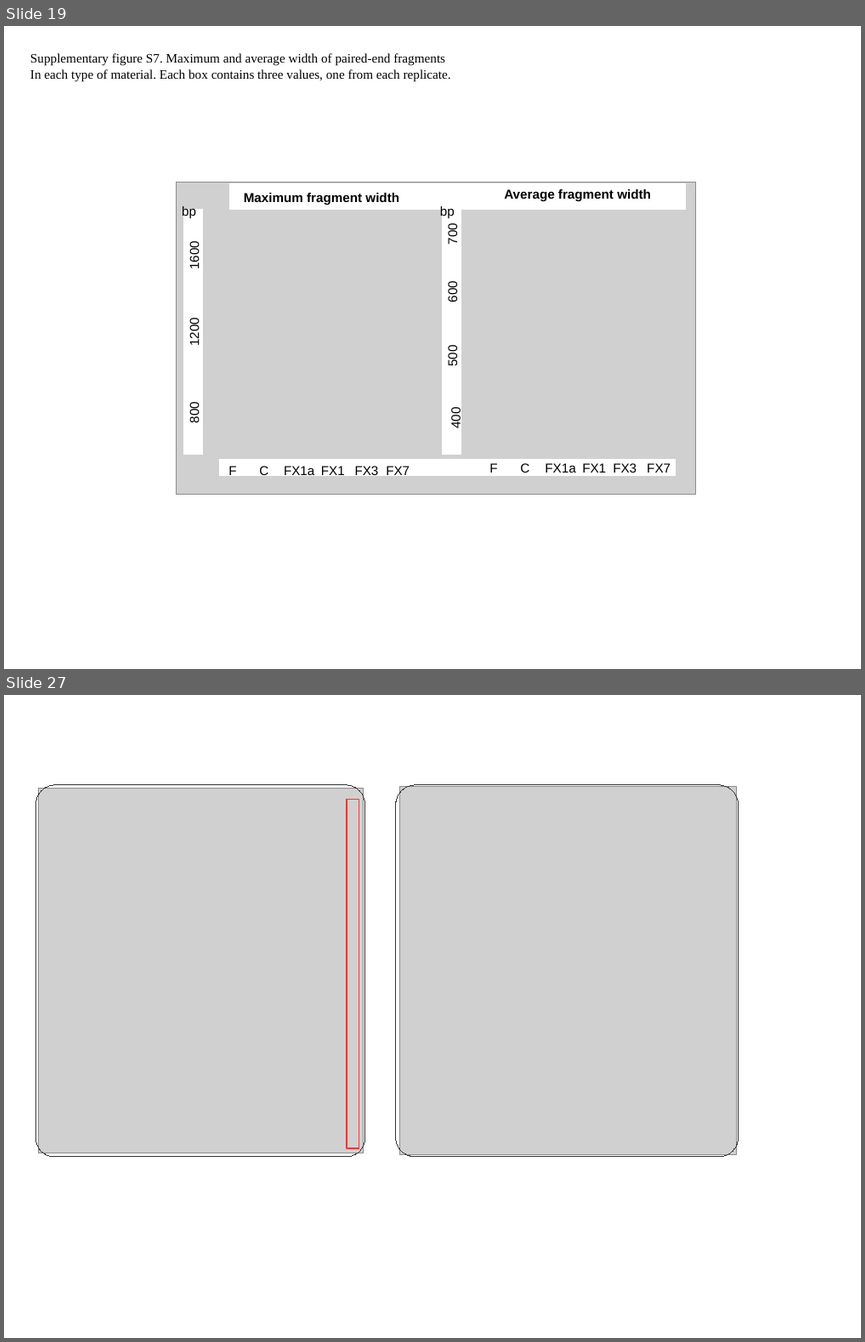
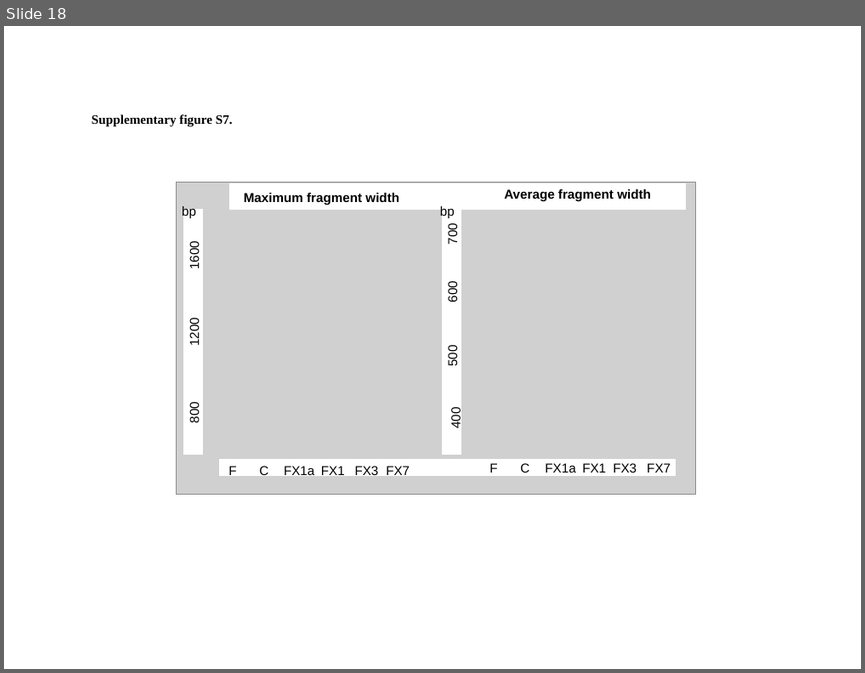
Before and after one commit to jknightlab/ATACseq_pipeline, a slide deck: Core_manuscript/Paper/Figures/ATAC_figures.odp. Shown one above the other, each under a label of ours: slides 19 and 27 before the commit, slide 18 after it; the slides between them are not shown. The pictures are 865x1342 and 865x673 pixels, drawn with LibreOffice and Linux fonts; fonts in the diff are those of the drawing; grey boxes stand for pictures. Boxes give left, top, right and bottom in pixels: in the first picture for what was removed or moved away, otherwise in the second. Text is boxed around its words. In the diff, an @@ line names an element or a change of style, - is before the commit and + after.

Commit message:
main and supplementary figures for the text

```diff
--- a/Core_manuscript/Paper/Figures/ATAC_figures.odp
+++ b/Core_manuscript/Paper/Figures/ATAC_figures.odp
@@ slide 27 removed at (x1=4, y1=695, x2=861, y2=1338), background #FFFFFF @@
@@ rectangle removed at (x1=35, y1=783, x2=743, y2=1160) @@
@@ freeform shape removed at (x1=36, y1=785, x2=364, y2=1157) @@
@@ picture removed at (x1=38, y1=789, x2=364, y2=1153) @@
@@ freeform shape removed at (x1=396, y1=785, x2=738, y2=1157) @@
@@ picture removed at (x1=400, y1=787, x2=737, y2=1155) @@
@@ rectangle removed at (x1=347, y1=800, x2=359, y2=1148) @@
@@ what was slide 19 is now slide 18 @@
@@ slide 18 changed as well @@
@@ text removed at (x1=30, y1=53, x2=451, y2=81) @@
-Supplementary figure S7. Maximum and average width of paired-end fragments
-In each type of material. Each box contains three values, one from each replicate.
@@ text added at (x1=92, y1=114, x2=233, y2=127), 12 pt, text #000000, bold @@
+Supplementary figure S7.
```
Also in this commit, not shown: 16 other slides changed, 21 other slides removed, 1 other file.
